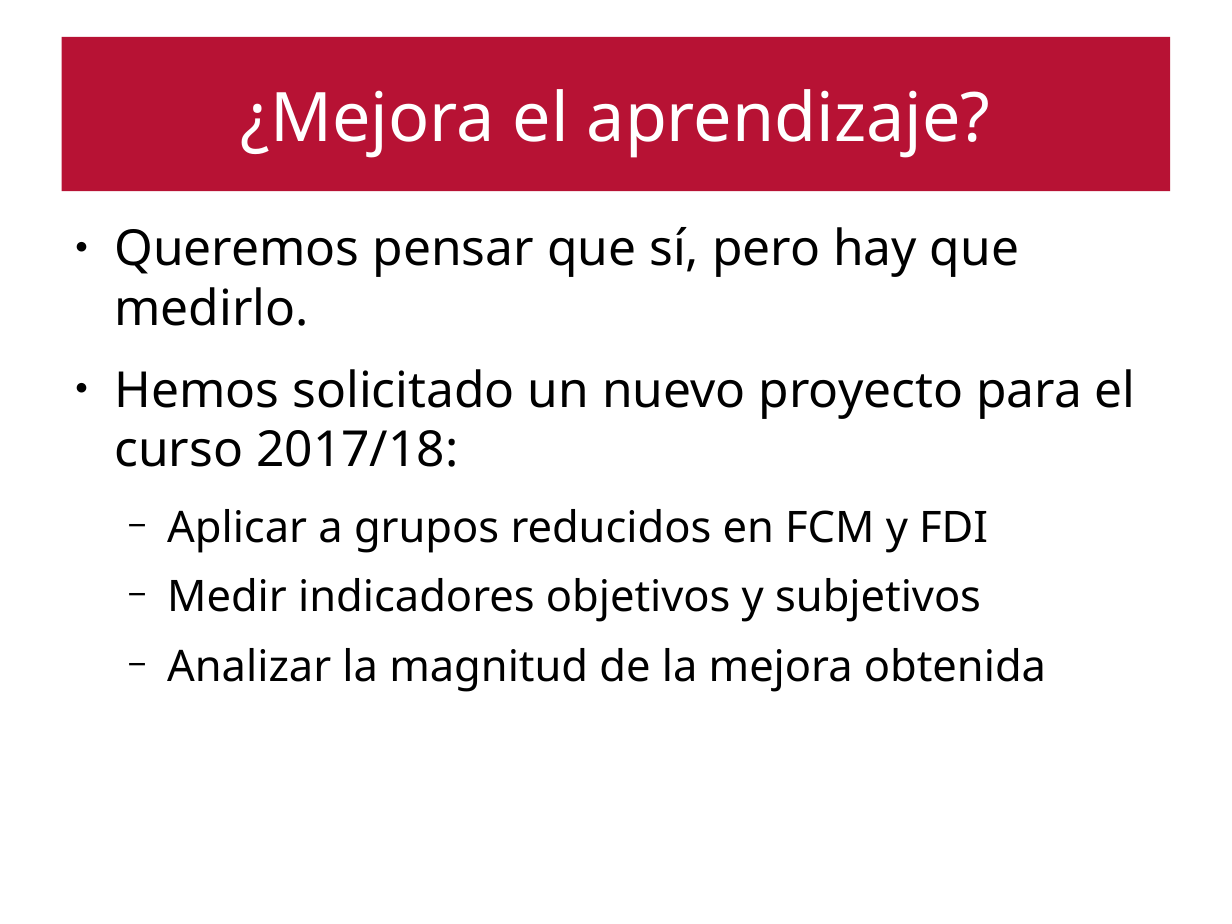
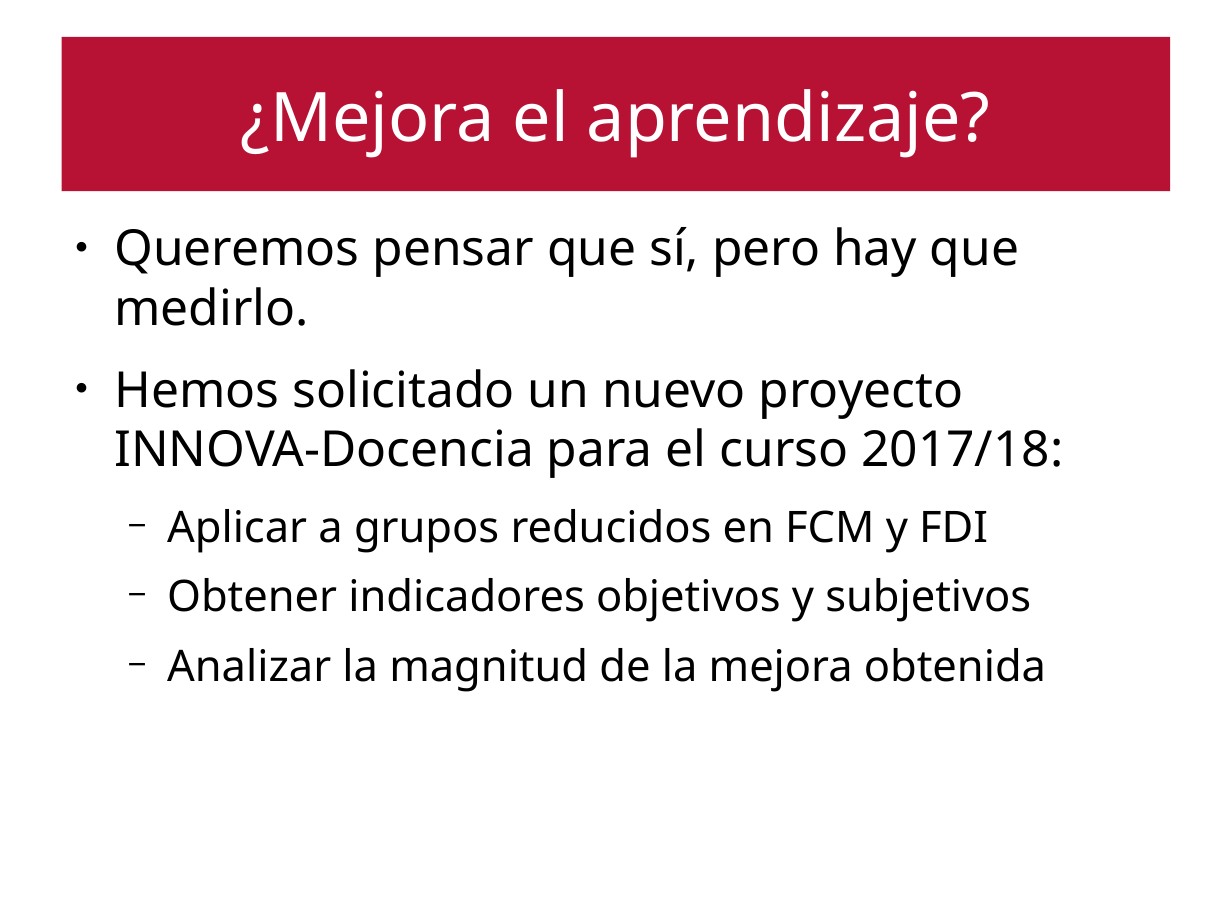
Before and after one commit to emartinm/TutorialesInteractivos, a slide deck: slide 25 of doc/Taller_FDI_2017.odp (slide 23 before the commit). Drawn at 1232x924 pixels with LibreOffice and Linux fonts; fonts in the diff are those of the drawing. Boxes give left, top, right and bottom in pixels: in the first picture for what was removed or moved away, otherwise in the second. Text is boxed around its words. In the diff, an @@ line names an element or a change of style, - is before the commit and + after.

```diff
--- a/doc/Taller_FDI_2017.odp
+++ b/doc/Taller_FDI_2017.odp
@@ text at [114, 369, 1063, 478]: text changed @@
-● Hemos solicitado un nuevo proyecto para el curso 2017/18:
+● Hemos solicitado un nuevo proyecto INNOVA-Docencia para el curso 2017/18:
@@ text at [167, 578, 1031, 622]: text changed @@
-  − Medir indicadores objetivos y subjetivos
+  − Obtener indicadores objetivos y subjetivos
```
Also in this commit, not shown: 12 other slides changed, 2 slides added, 3 other files.
